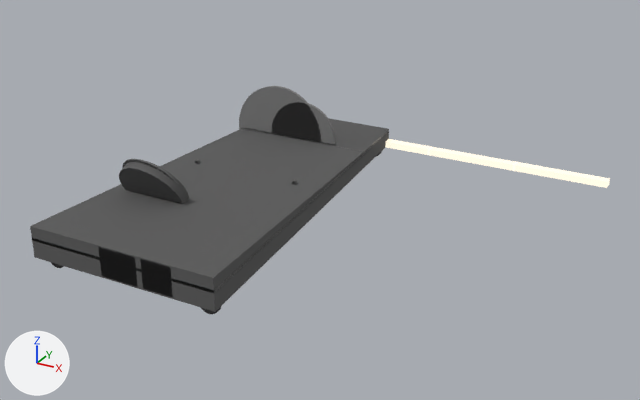
Before and after pictures for a commit that changed the glTF model assets/quad-dock-model.glb.
Both versions are drawn from a 50 mm camera at (258.0, -505.0, 247.0) aimed at (-15.0, -9.0, -1.0). Arrows for +X, +Y and +Z are at lower left; the lights stay in place. The first picture is the older version. Where no turn or scale is listed for an object, it has been applied to the vertices. Vertices at exactly the same position are counted once.

The scene before the commit, as lines of its bpy script (objects in view):
```python
ob_body = bpy.data.objects.new('body', me_geometry_0)
ob_body.location = (-145.0, 150.0, -14.6)
ob_led_channel = bpy.data.objects.new('led_channel', me_geometry_8)
ob_led_channel.location = (-145.0, 150.0, -14.6)
ob_top_plate = bpy.data.objects.new('top_plate', me_geometry_1)
ob_top_plate.location = (-145.0, 150.0, -14.6)
ob_zone1_pocket = bpy.data.objects.new('zone1_pocket', me_geometry_2)
ob_zone1_pocket.location = (-145.0, 150.0, -14.6)
ob_zone2_pocket = bpy.data.objects.new('zone2_pocket', me_geometry_3)
ob_zone2_pocket.location = (-145.0, 150.0, -14.6)
ob_zone3_cradle = bpy.data.objects.new('zone3_cradle', me_geometry_4)
ob_zone3_cradle.location = (-145.0, 150.0, -14.6)
ob_zone3_silicone = bpy.data.objects.new('zone3_silicone', me_geometry_5)
ob_zone3_silicone.location = (-145.0, 150.0, -14.6)
ob_zone4_groove = bpy.data.objects.new('zone4_groove', me_geometry_6)
ob_zone4_groove.location = (-145.0, 150.0, -14.6)
```
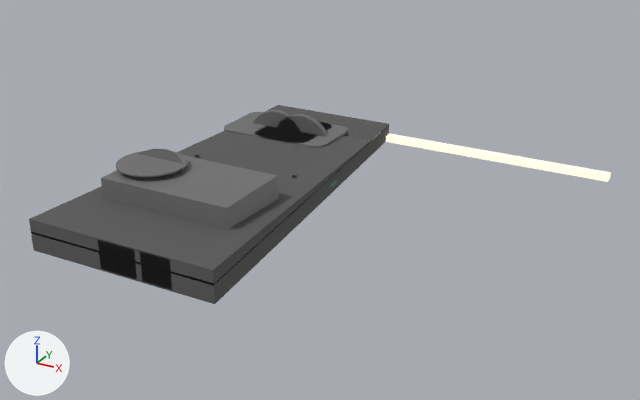
The change, as a diff of the scene's bpy script:
```diff
--- a/assets/quad-dock-model.glb.py
+++ b/assets/quad-dock-model.glb.py
@@ me_geometry_2 @@
-me_geometry_2.from_pydata(...)  # 98 vertices, 192 faces; spans x -5.0..75.0, y -56.2..-53.8, z -25.4..54.6
+me_geometry_2.from_pydata(...)  # 72 vertices, 140 faces; spans x -5.0..75.0, y -85.0..-30.0, z 12.9..15.9
+# me_geometry_2 part 1: the whole mesh is rebuilt
 me_geometry_2.materials.append(mat_zone1_pocket)
@@ me_geometry_3 @@
-me_geometry_3.from_pydata(...)  # 98 vertices, 192 faces; spans x 27.8..87.8, y -56.2..-53.8, z -15.4..44.6
+me_geometry_3.from_pydata(...)  # 72 vertices, 140 faces; spans x 25.4..90.4, y -85.0..-30.0, z 12.9..15.9
+# me_geometry_3 part 2: the whole mesh is rebuilt
 me_geometry_3.materials.append(mat_zone2_pocket)
@@ me_geometry_5 @@
-me_geometry_5.from_pydata(...)  # 98 vertices, 192 faces; spans x 11.0..59.0, y -232.4..-207.6, z 8.3..50.4
+me_geometry_5.from_pydata(...)  # 98 vertices, 192 faces; spans x 11.0..59.0, y -244.0..-196.0, z 38.3..39.3
+# me_geometry_5 part 3: the whole mesh is turned 60 degrees about the x axis through its middle, then moved by (0.0, 0.0, 9.5)
 me_geometry_5.materials.append(mat_zone3_silicone)
@@ ob_body @@
 ob_body = bpy.data.objects.new('body', me_geometry_0)
-ob_body.location = (-145.0, 150.0, -14.6)
+ob_body.location = (-145.0, 150.0, -9.6)
@@ ob_top_plate @@
 ob_top_plate = bpy.data.objects.new('top_plate', me_geometry_1)
-ob_top_plate.location = (-145.0, 150.0, -14.6)
+ob_top_plate.location = (-145.0, 150.0, -9.6)
@@ ob_zone1_pocket @@
 ob_zone1_pocket = bpy.data.objects.new('zone1_pocket', me_geometry_2)
-ob_zone1_pocket.location = (-145.0, 150.0, -14.6)
+ob_zone1_pocket.location = (-145.0, 150.0, -9.6)
@@ ob_zone2_pocket @@
 ob_zone2_pocket = bpy.data.objects.new('zone2_pocket', me_geometry_3)
-ob_zone2_pocket.location = (-145.0, 150.0, -14.6)
+ob_zone2_pocket.location = (-145.0, 150.0, -9.6)
@@ ob_zone3_cradle @@
-ob_zone3_cradle = bpy.data.objects.new('zone3_cradle', me_geometry_4)
@@ ob_zone3_silicone @@
 ob_zone3_silicone = bpy.data.objects.new('zone3_silicone', me_geometry_5)
-ob_zone3_silicone.location = (-145.0, 150.0, -14.6)
+ob_zone3_silicone.location = (-145.0, 150.0, -9.6)
@@ ob_zone4_groove @@
 ob_zone4_groove = bpy.data.objects.new('zone4_groove', me_geometry_6)
-ob_zone4_groove.location = (-145.0, 150.0, -14.6)
+ob_zone4_groove.location = (-145.0, 150.0, -9.6)
@@ ob_led_channel @@
 ob_led_channel = bpy.data.objects.new('led_channel', me_geometry_8)
-ob_led_channel.location = (-145.0, 150.0, -14.6)
+ob_led_channel.location = (-145.0, 150.0, -9.6)
@@ ob_foot_3 @@
 ob_foot_3 = bpy.data.objects.new('foot_3', me_geometry_12)
-ob_foot_3.location = (-145.0, 150.0, -14.6)
+ob_foot_3.location = (-145.0, 150.0, -9.6)
@@ ob_iec_inlet @@
 ob_iec_inlet = bpy.data.objects.new('iec_inlet', me_geometry_21)
-ob_iec_inlet.location = (-145.0, 150.0, -14.6)
+ob_iec_inlet.location = (-145.0, 150.0, -9.6)
@@ ob_psu_cavity @@
+ob_psu_cavity = bpy.data.objects.new('psu_cavity', me_geometry_29)  # a box spanning x 16.0..116.0, y -250.0..-190.0, z 0.0..35.0; in mat_psu_cavity (grey #787878)
+ob_psu_cavity.location = (-145.0, 150.0, -9.6)
@@ ob_qi_coil_z2 @@
+ob_qi_coil_z2 = bpy.data.objects.new('qi_coil_z2', me_geometry_25)  # a 48-sided cylinder along y spanning x 30.9..84.9, y -60.0..-55.0, z -24.5..29.5; in mat_qi_coil_z2 (grey #7c7c7c)
+ob_qi_coil_z2.location = (-145.0, 150.0, -9.6)
@@ ob_qi_coil_z1 @@
+ob_qi_coil_z1 = bpy.data.objects.new('qi_coil_z1', me_geometry_24)  # a 48-sided cylinder along y spanning x 8.0..62.0, y -60.0..-55.0, z -24.5..29.5; in mat_qi_coil_z1 (grey #7c7c7c)
+ob_qi_coil_z1.location = (-145.0, 150.0, -9.6)
@@ ob_zone3_pod @@
+ob_zone3_pod = bpy.data.objects.new('zone3_pod', me_geometry_4_1)  # 147 vertices, 336 faces; spans x 10.0..60.0, y -247.7..-198.3, z 8.3..43.7; in mat_zone3_cradle (dark grey #5a5a5a)
+ob_zone3_pod.location = (-145.0, 150.0, -9.6)
```

Changed parts and their boxes [x1, y1, x2, y2] in the pictures (640 x 400 px):
'body', moved
    before: [30, 129, 389, 312]
    after: [29, 126, 389, 304]
'psu_cavity', added
    after: [101, 156, 279, 230]
'led_channel', moved
    before: [385, 139, 610, 188]
    after: [386, 133, 611, 182]
'zone1_pocket', reshaped, moved
    before: [239, 86, 321, 140]
    after: [224, 112, 332, 144]
'top_plate', moved
    before: [32, 118, 389, 293]
    after: [36, 105, 389, 285]
'zone3_cradle', deleted
    before: [119, 161, 189, 204]
'zone2_pocket', reshaped, moved
    before: [272, 103, 336, 144]
    after: [255, 122, 348, 148]
'zone3_silicone', moved, turned
    before: [122, 159, 179, 184]
    after: [116, 151, 188, 177]
'zone4_groove', moved
    before: [140, 259, 173, 297]
    after: [140, 252, 172, 289]
'qi_coil_z2', added
    after: [276, 114, 328, 136]
'qi_coil_z1', added
    after: [253, 110, 301, 132]
'zone3_pod', added
    after: [138, 149, 185, 174]
'iec_inlet', moved
    before: [98, 247, 138, 287]
    after: [98, 240, 135, 277]
'foot_3', moved (not visible afterwards)
    before: [201, 307, 221, 314]
